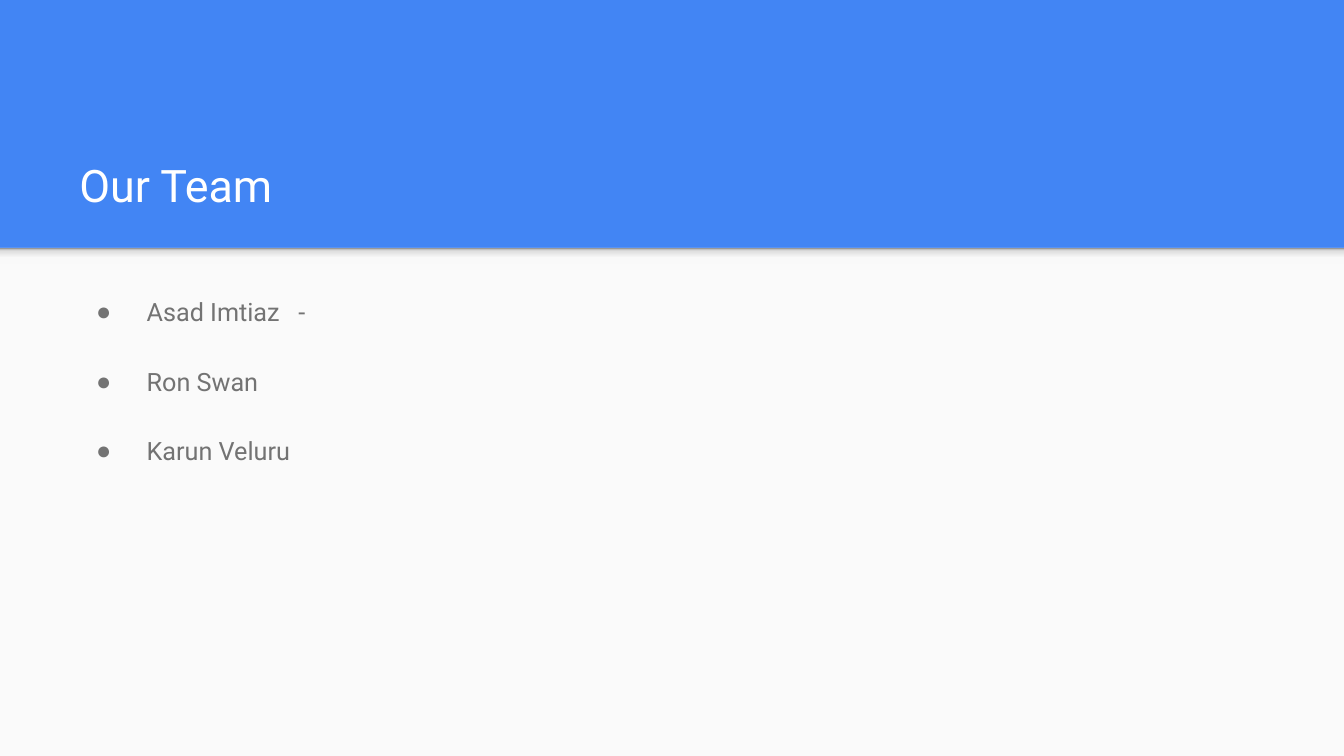
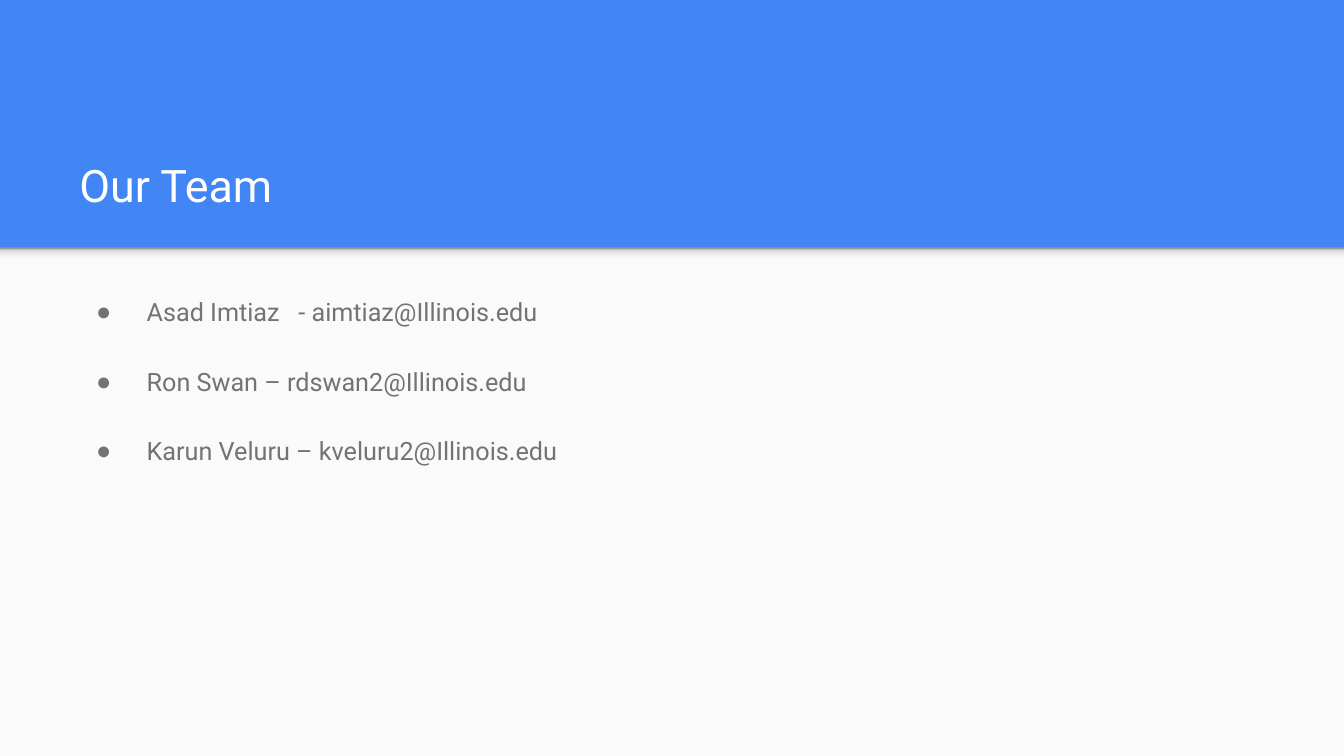
Before and after one commit to AsadBinImtiaz/CS410_UIUC, a slide deck: slide 2 of Presentations/CS410_FA2019_Presentation.pptx. Drawn at 1344x756 pixels with LibreOffice and Linux fonts; fonts in the diff are those of the drawing. Boxes give left, top, right and bottom in pixels: in the first picture for what was removed or moved away, otherwise in the second. Text is boxed around its words. In the diff, an @@ line names an element or a change of style, - is before the commit and + after.

```diff
--- a/Presentations/CS410_FA2019_Presentation.pptx
+++ b/Presentations/CS410_FA2019_Presentation.pptx
@@ text at [147, 302, 557, 466]: text changed @@
-● Asad Imtiaz -
-● Ron Swan
-● Karun Veluru
+● Asad Imtiaz - aimtiaz@Illinois.edu
+● Ron Swan – rdswan2@Illinois.edu
+● Karun Veluru – kveluru2@Illinois.edu
```
Also in this commit, not shown: 2 other slides changed, 5 slides added, 4 slides removed.
